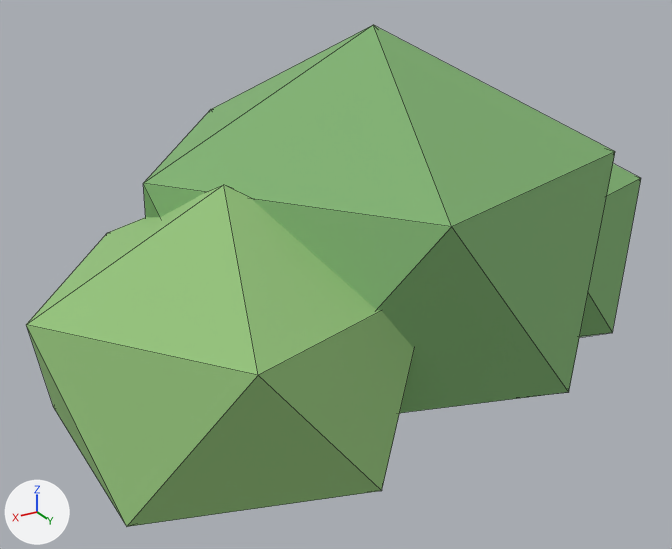
A saved change to the glTF model assets/models/courtyard/bush_round.glb.
Rendered twice from a 50 mm camera at (1.025, 1.566, 1.16) aimed at (0.062, -0.039, 0.358). Lighting does not change. The marker at lower left points along +X, +Y and +Z. The older version comes first. Mesh edges are drawn as thin lines. Vertices at exactly the same position are counted once.

Names of what the first picture shows: 'BushRound'.
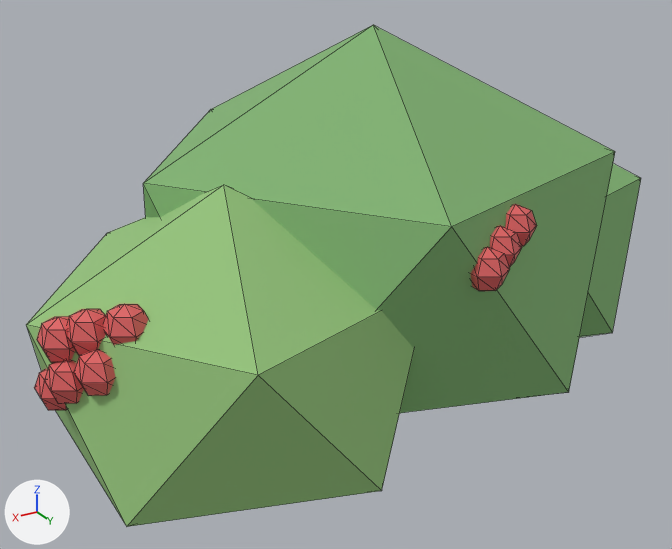
What differs and where, as boxes [x1, y1, x2, y2] in the pictures (672 x 549 px):
part 1 of me_icosphere_007, added (red)
    after: [44, 360, 84, 404]
part 2 of me_icosphere_007, added (red)
    after: [75, 349, 116, 396]
part 3 of me_icosphere_007, added (red)
    after: [34, 369, 67, 410]
part 4 of me_icosphere_007, added (red)
    after: [490, 226, 522, 267]
part 5 of me_icosphere_007, added (red)
    after: [505, 204, 537, 246]
part 6 of me_icosphere_007, added (red)
    after: [470, 247, 510, 291]
part 7 of me_icosphere_007, added (red)
    after: [67, 309, 106, 355]
part 8 of me_icosphere_007, added (red)
    after: [103, 304, 148, 345]
part 9 of me_icosphere_007, added (red)
    after: [37, 316, 75, 362]

The edits, one by one:
Material 'Berry' (mat_berry) is new.
Its base color is (0.75, 0.12, 0.12) (red #e16161).
Its roughness is 0.6.
me_icosphere_007 is used by ob_bushround; location (0.0, 0.0, 0.0).
me_icosphere_007 had 48 vertices, 80 faces and spanned x -0.76..0.76, y -0.6..0.49, z 0.01..0.89.
me_icosphere_007 now has 288 vertices, 512 faces and spans x -0.76..0.76, y -0.6..0.5, z 0.01..0.89.
me_icosphere_007 part 1: a new loose piece, a UV sphere (6 segments, 4 rings, poles along z) spanning x 0.684..0.753, y 0.187..0.267, z 0.377..0.457, in mat_berry (red #e16161).
me_icosphere_007 part 2: a new loose piece, a UV sphere (6 segments, 4 rings, poles along z) spanning x 0.646..0.715, y 0.229..0.309, z 0.401..0.481, in mat_berry (red #e16161).
me_icosphere_007 part 3: a new loose piece, a UV sphere (6 segments, 4 rings, poles along z) spanning x 0.693..0.762, y 0.148..0.228, z 0.347..0.427, in mat_berry (red #e16161).
me_icosphere_007 part 4: a new loose piece, a UV sphere (6 segments, 4 rings, poles along z) spanning x -0.009..0.06, y 0.4..0.48, z 0.536..0.616, in mat_berry (red #e16161).
me_icosphere_007 part 5: a new loose piece, a UV sphere (6 segments, 4 rings, poles along z) spanning x -0.06..0.009, y 0.377..0.457, z 0.559..0.639, in mat_berry (red #e16161).
me_icosphere_007 part 6: a new loose piece, a UV sphere (6 segments, 4 rings, poles along z) spanning x 0.032..0.102, y 0.419..0.499, z 0.512..0.592, in mat_berry (red #e16161).
me_icosphere_007 part 7: a new loose piece, a UV sphere (6 segments, 4 rings, poles along z) spanning x 0.645..0.715, y 0.194..0.274, z 0.456..0.536, in mat_berry (red #e16161).
me_icosphere_007 part 8: a new loose piece, a UV sphere (6 segments, 4 rings, poles along z) spanning x 0.595..0.665, y 0.232..0.312, z 0.468..0.548, in mat_berry (red #e16161).
me_icosphere_007 part 9: a new loose piece, a UV sphere (6 segments, 4 rings, poles along z) spanning x 0.682..0.751, y 0.164..0.244, z 0.44..0.52, in mat_berry (red #e16161).
Other edits to the shape of me_icosphere_007 do not show in these pictures.
me_icosphere_007 gains material mat_berry (red #e16161).
